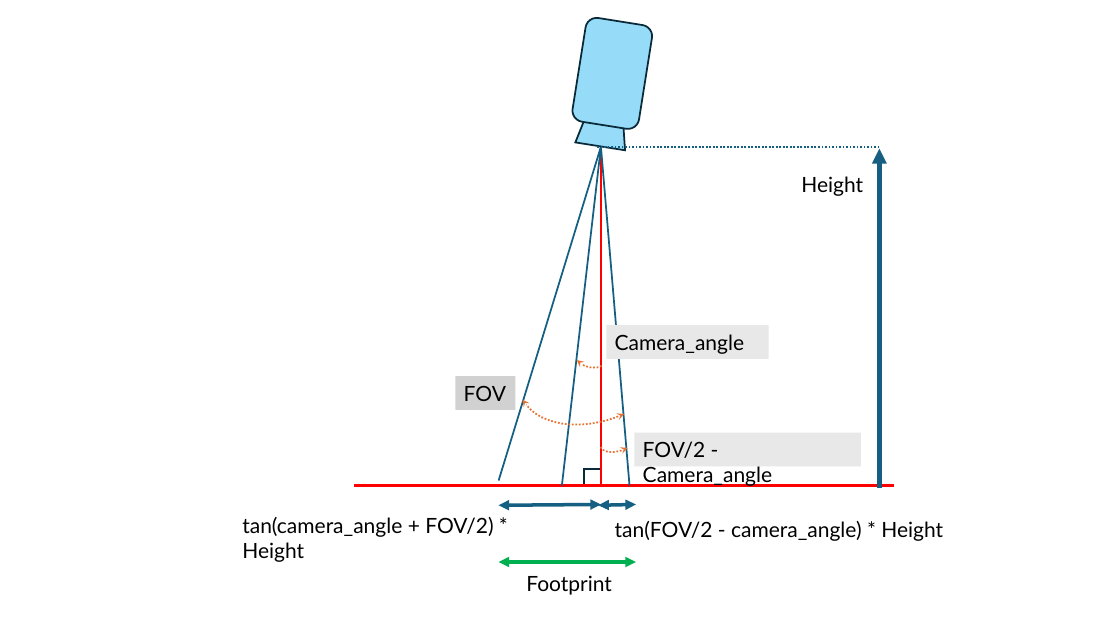
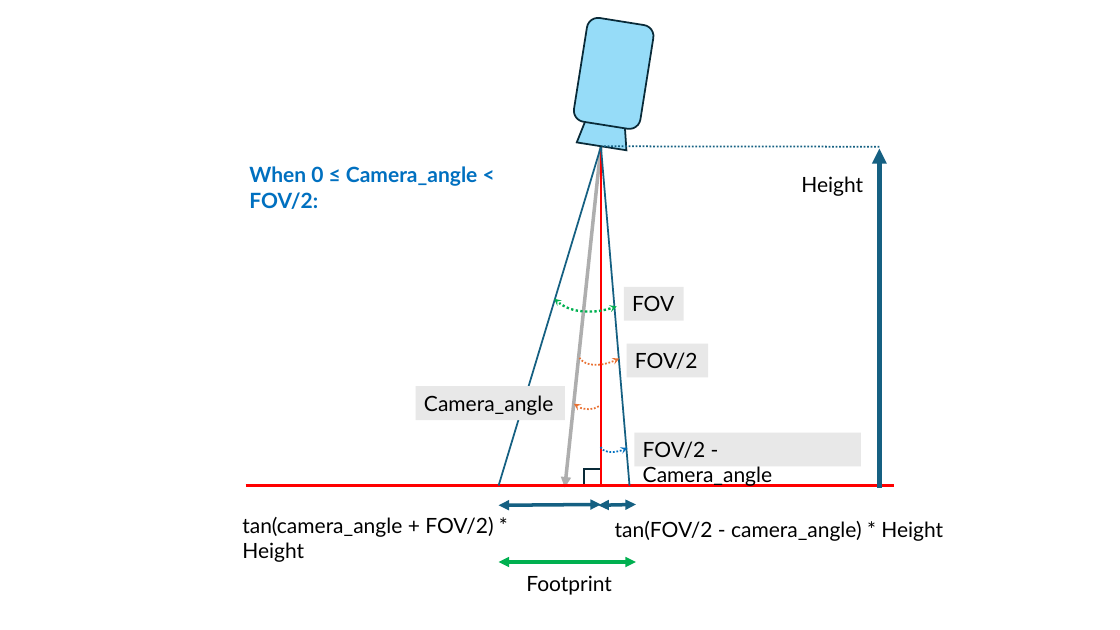
Before and after one commit to chgenedu/oa-drone-trajectory-mar-2025, a slide deck: slide 2 of assets/CH_assets/diagrams.pptx. Drawn at 1120x630 pixels with LibreOffice and Linux fonts; fonts in the diff are those of the drawing. Boxes give left, top, right and bottom in pixels: in the first picture for what was removed or moved away, otherwise in the second. Text is boxed around its words. In the diff, an @@ line names an element or a change of style, - is before the commit and + after.

```diff
--- a/assets/CH_assets/diagrams.pptx
+++ b/assets/CH_assets/diagrams.pptx
@@ arc (boxed as its full ellipse) at [509,115,737,343]: outline #E97132 1.5 pt dashed to #00B050 2 pt dashed; proportions changed; rotation 147 to 134 degrees @@
@@ line moved from (601, 147) - (499, 481) to (601, 147) - (499, 486) @@
@@ line (601, 147) - (565, 487): line to arrow; stroke #156082 1.5 pt to #AEAEAE 3 pt @@
@@ line moved from (880, 147) - (597, 147) to (880, 147) - (602, 146) @@
@@ text added at [249,166,477,209], 18 pt, text #0070C0, bold @@
+When 0 ≤ Camera_angle < FOV/2:
@@ arc (boxed as its full ellipse) added at [567,295,660,377], outline #E97132 1.5 pt dashed @@
@@ rectangle "FOV": place and size @@
-rectangle "FOV" at [455,376,515,410]
+rectangle "FOV" at [624,287,684,320]
@@ rectangle "FOV" at [624,287,684,320]: fill #D1D1D1 to #E8E8E8 @@
@@ rectangle added at [627,344,708,377], fill #E8E8E8, 18 pt, text #000000 @@
+FOV/2
@@ rectangle "Camera_angle": place and size @@
-rectangle "Camera_angle" at [607,325,769,359]
+rectangle "Camera_angle" at [416,386,565,420]
@@ arc (boxed as its full ellipse) at [557,361,615,418]: rotation 136 to 130 degrees @@
@@ arc (boxed as its full ellipse) at [593,405,656,460]: outline #E97132 1.5 pt dashed to #0070C0 1.5 pt dashed @@
@@ line moved from (354, 486) - (894, 486) to (246, 486) - (894, 486) @@
```
Also in this commit, not shown: 1 other slide changed, 2 other files.
